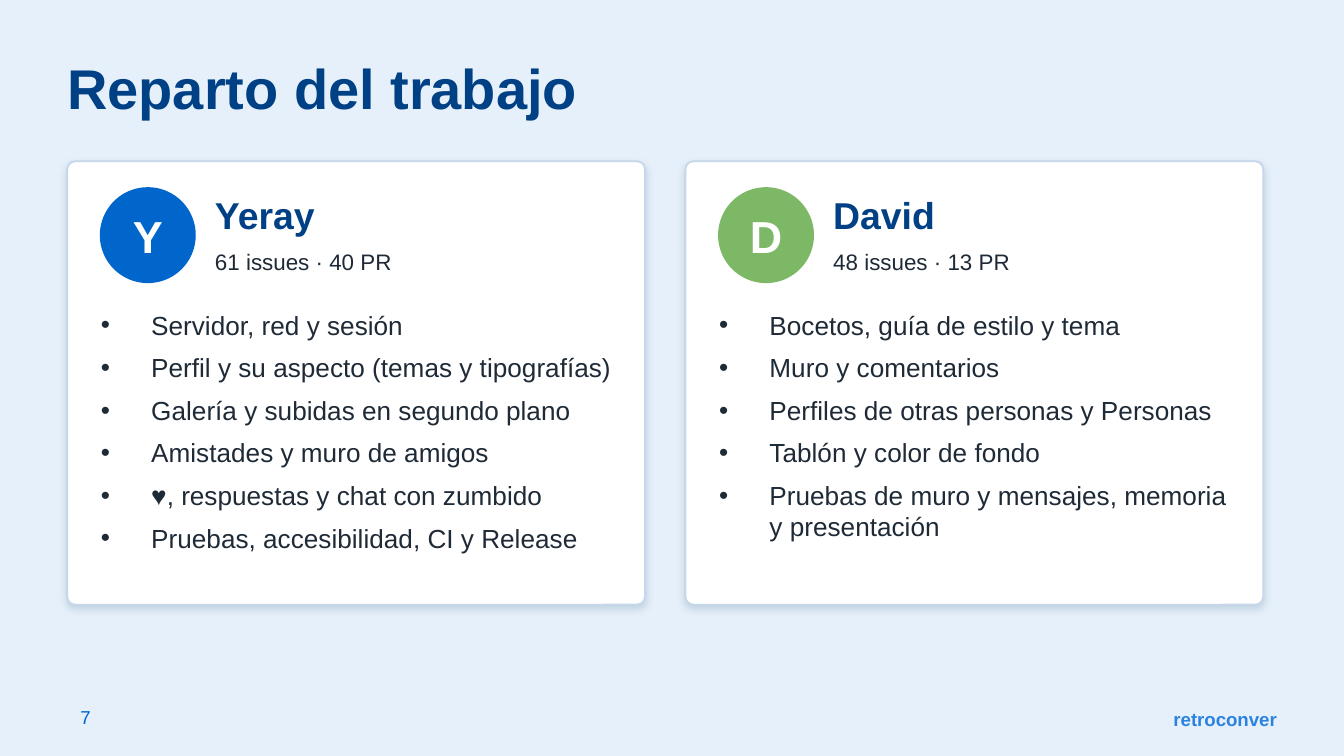
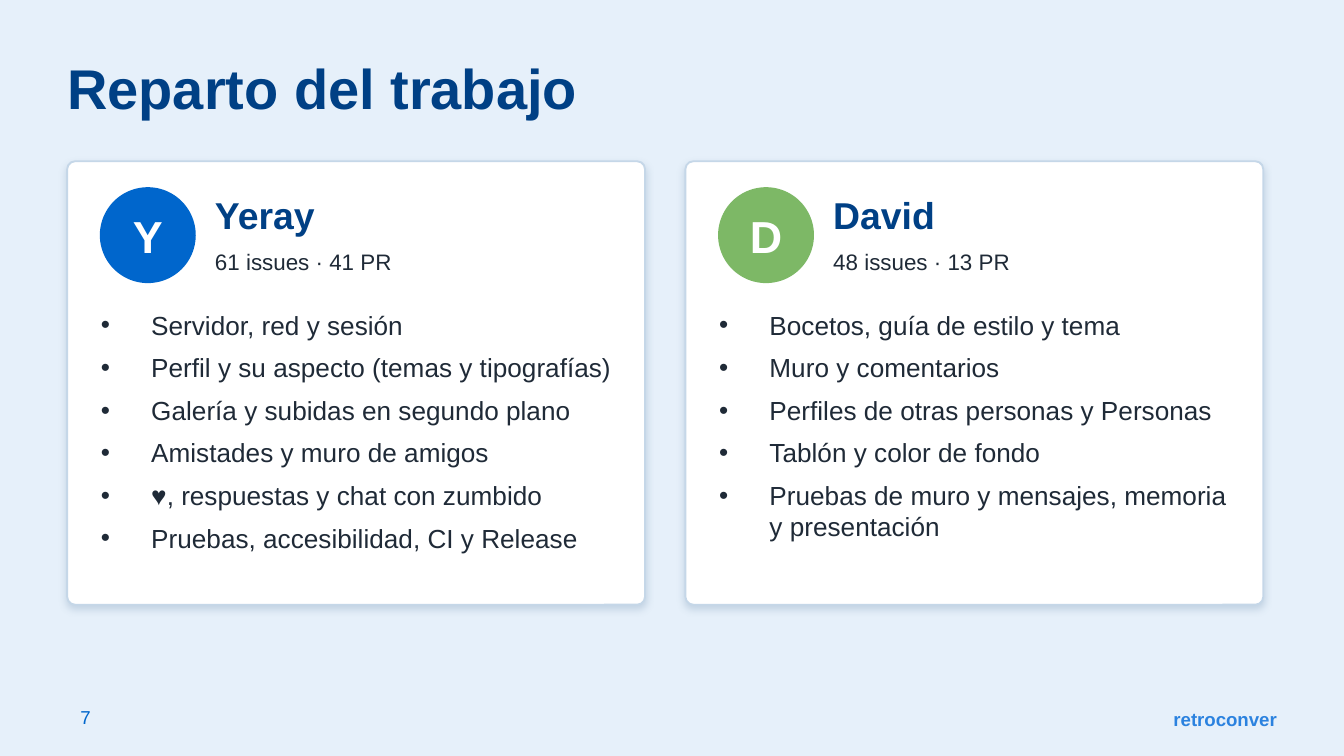
Before and after one commit to yeray06/Retroconver, a slide deck: slide 7 of docs/presentacion/Retroconver_Presentacion.pptx. Drawn at 1344x756 pixels with LibreOffice and Linux fonts; fonts in the diff are those of the drawing. Boxes give left, top, right and bottom in pixels: in the first picture for what was removed or moved away, otherwise in the second. Text is boxed around its words. In the diff, an @@ line names an element or a change of style, - is before the commit and + after.

```diff
--- a/docs/presentacion/Retroconver_Presentacion.pptx
+++ b/docs/presentacion/Retroconver_Presentacion.pptx
@@ text at (215,253,391,271): text changed @@
-61 issues · 40 PR
+61 issues · 41 PR
```
Also in this commit, not shown: 1 other file.
